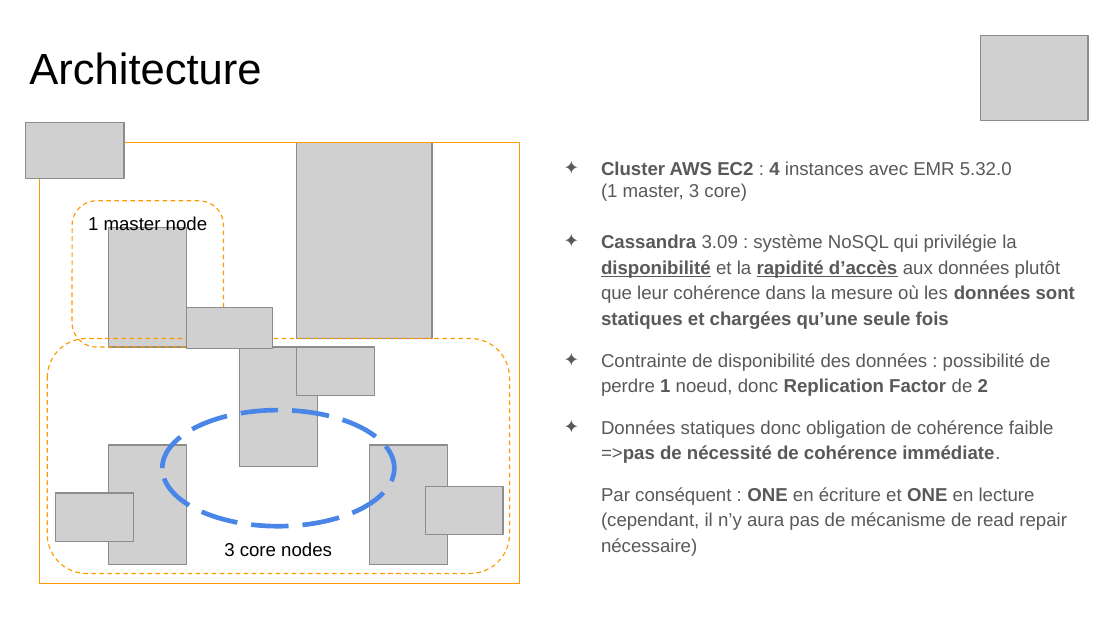
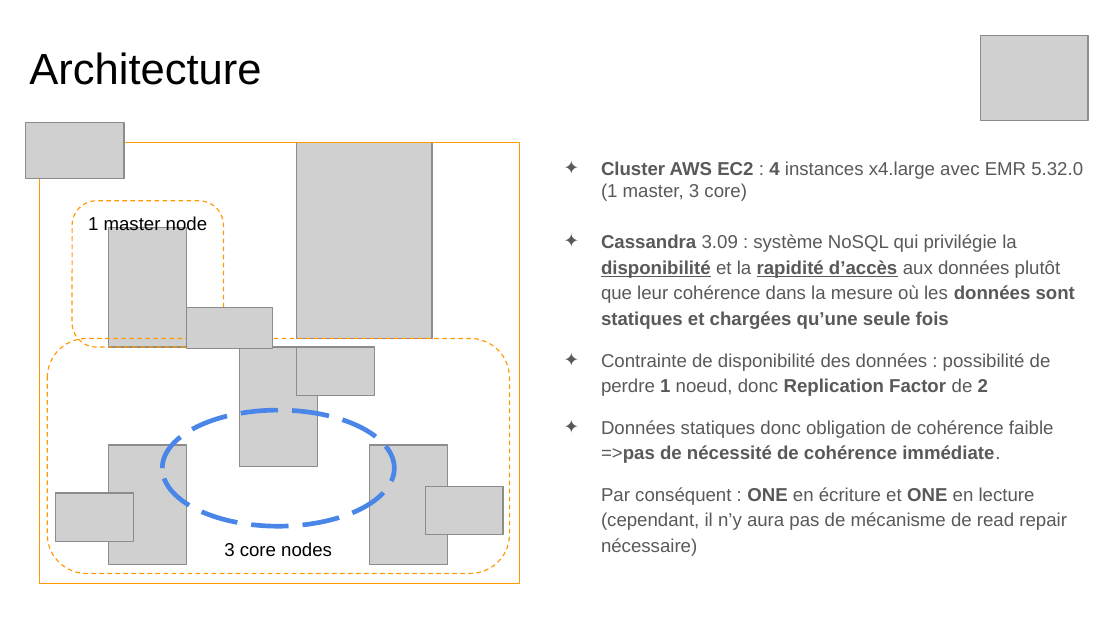
Before and after one commit to nguyenlaurent/gdelt, a slide deck: slide 3 of Projet Big Big Data 2020-2021.pptx. Drawn at 1120x630 pixels with LibreOffice and Linux fonts; fonts in the diff are those of the drawing; grey boxes stand for pictures. Boxes give left, top, right and bottom in pixels: in the first picture for what was removed or moved away, otherwise in the second. Text is boxed around its words. In the diff, an @@ line names an element or a change of style, - is before the commit and + after.

```diff
--- a/Projet Big Big Data 2020-2021.pptx
+++ b/Projet Big Big Data 2020-2021.pptx
@@ text at (x1=601, y1=161, x2=1083, y2=179): text changed @@
-✦ Cluster AWS EC2 : 4 instances avec EMR 5.32.0
+✦ Cluster AWS EC2 : 4 instances x4.large avec EMR 5.32.0
```
Also in this commit, not shown: 3 other slides changed, 4 slides added.
